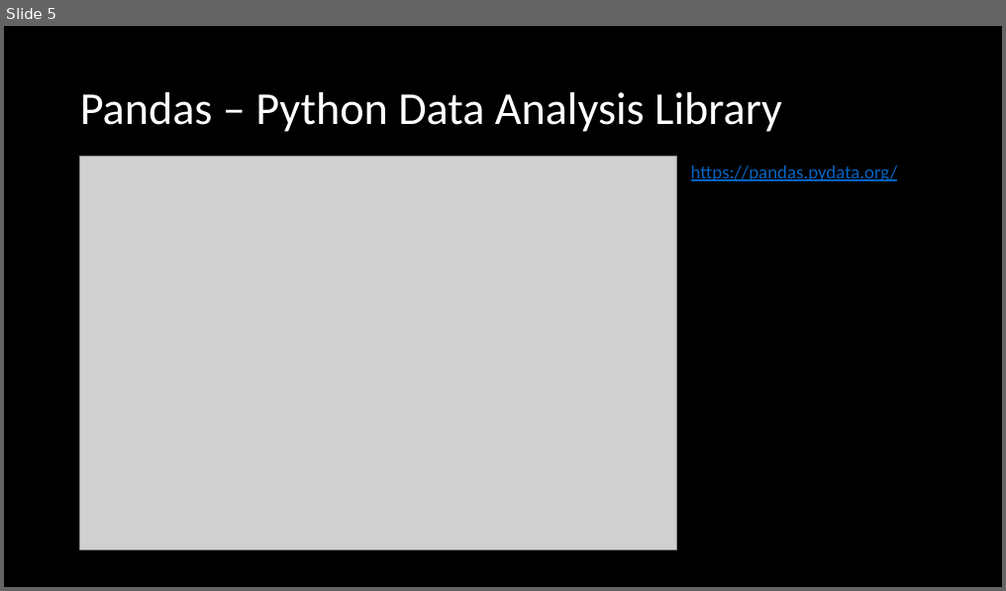
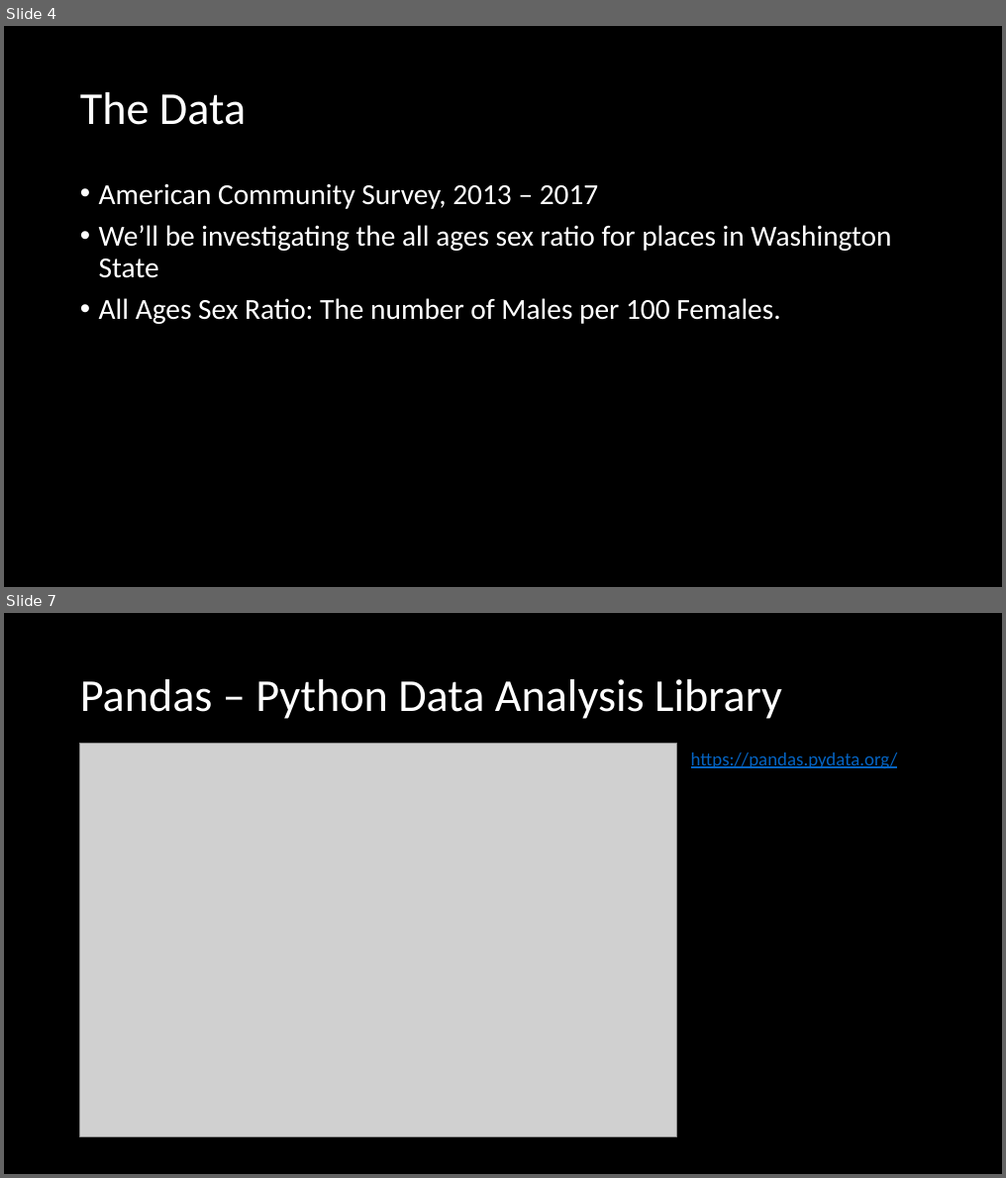
Before and after one commit to mike-babb/intro_to_python, a slide deck: Introduction to Python.pptx. Shown one above the other, each under a label of ours: slide 5 before the commit, slides 4 and 7 after it; the slides between them are not shown. The pictures are 1006x591 and 1006x1178 pixels, drawn with LibreOffice and Linux fonts; fonts in the diff are those of the drawing; grey boxes stand for pictures. Boxes give left, top, right and bottom in pixels: in the first picture for what was removed or moved away, otherwise in the second. Text is boxed around its words. In the diff, an @@ line names an element or a change of style, - is before the commit and + after.

Commit message:
Revise and include mapping data.

```diff
--- a/Introduction to Python.pptx
+++ b/Introduction to Python.pptx
@@ slide 4 added at [4,26,1002,587], background #000000 @@
@@ title added at [80,92,246,125], 44 pt, text #FFFFFF @@
+The Data
@@ text added at [99,183,891,324], 28 pt, text #FFFFFF @@
+• American Community Survey, 2013 – 2017
+• We’ll be investigating the all ages sex ratio for places in Washington State
+• All Ages Sex Ratio: The number of Males per 100 Females.
@@ what was slide 5 is now slide 7 @@
```
Also in this commit, not shown: 5 slides changed, 4 other slides added, 13 other files.
